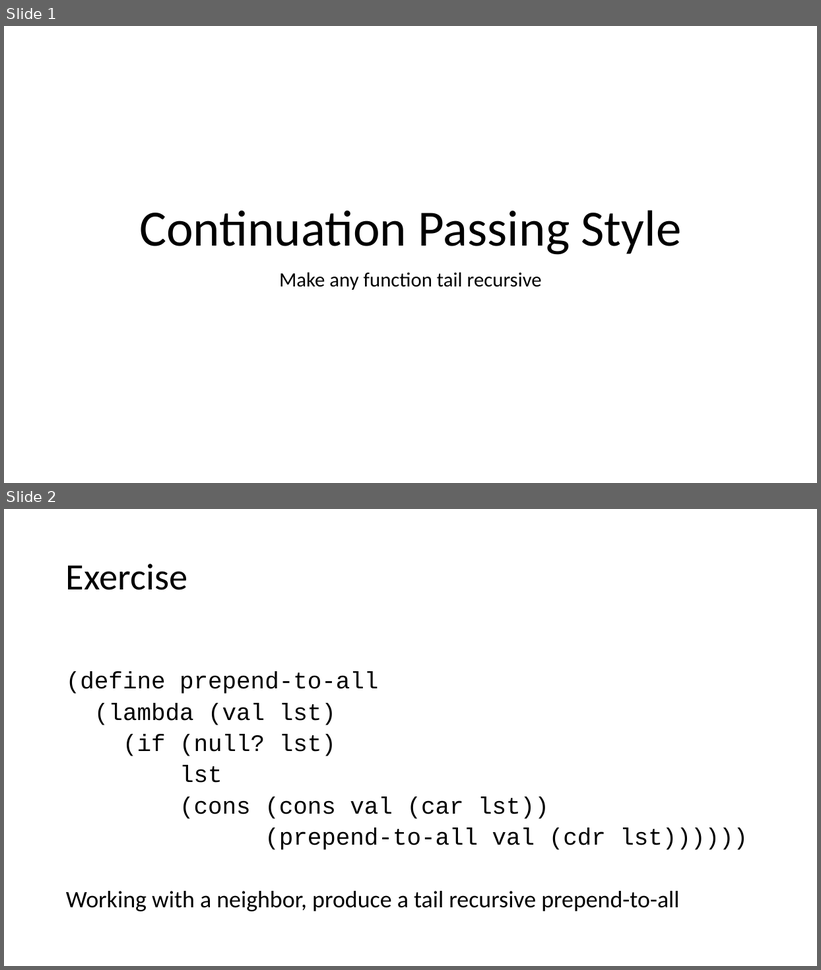
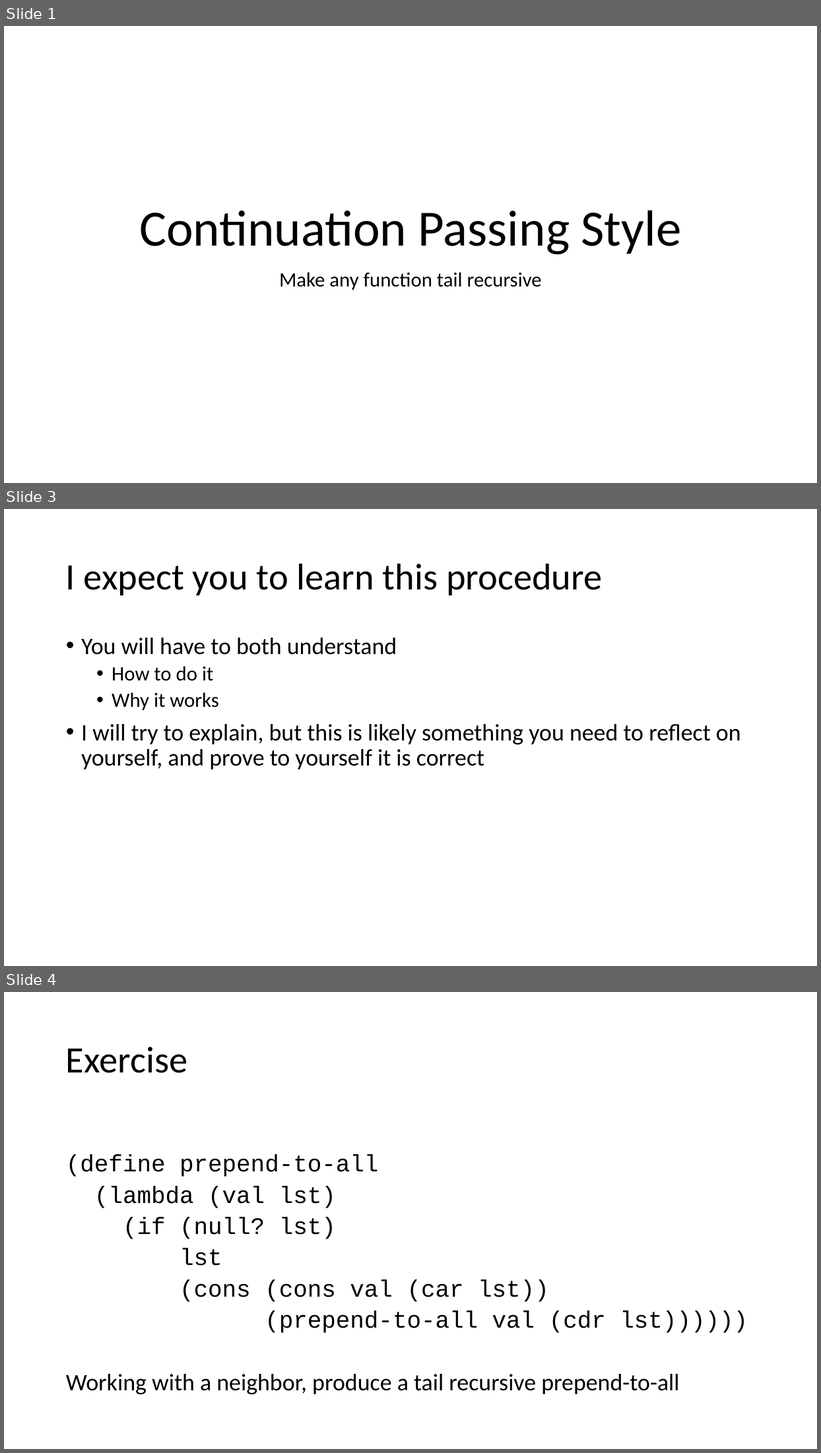
Before and after one commit to RHIT-CSSE/csse304, a slide deck: ClassMaterials/CPS/CPS intro.pptx. Shown one above the other, each under a label of ours: slides 1 and 2 before the commit, slides 1, 3 and 4 after it; the slides between them are not shown. The pictures are 821x970 and 821x1453 pixels, drawn with LibreOffice and Linux fonts; fonts in the diff are those of the drawing. Boxes give left, top, right and bottom in pixels: in the first picture for what was removed or moved away, otherwise in the second. Text is boxed around its words. In the diff, an @@ line names an element or a change of style, - is before the commit and + after.

```diff
--- a/ClassMaterials/CPS/CPS intro.pptx
+++ b/ClassMaterials/CPS/CPS intro.pptx
@@ slide 3 added at [4, 509, 817, 966], background #FFFFFF @@
@@ title added at [66, 563, 602, 595], 44 pt, text #000000 @@
+I expect you to learn this procedure
@@ text added at [81, 638, 741, 770], 28 pt, text #000000 @@
+• You will have to both understand
+  • How to do it
+  • Why it works
+• I will try to explain, but this is likely something you need to reflect on yourself, and prove to yourself it is correct
@@ what was slide 2 is now slide 4 @@
```
Also in this commit, not shown: 1 other slide added, 1 other file.
